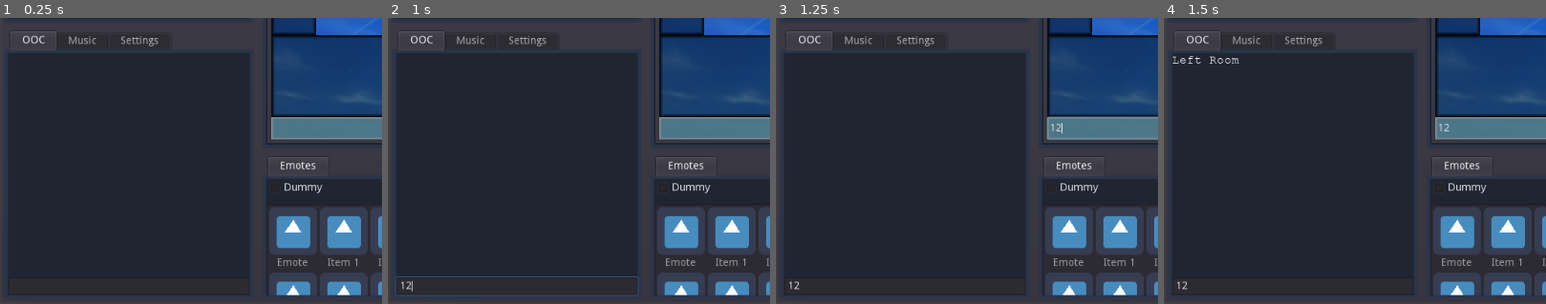
Above: before the commit, frames 1-4 (left to right).
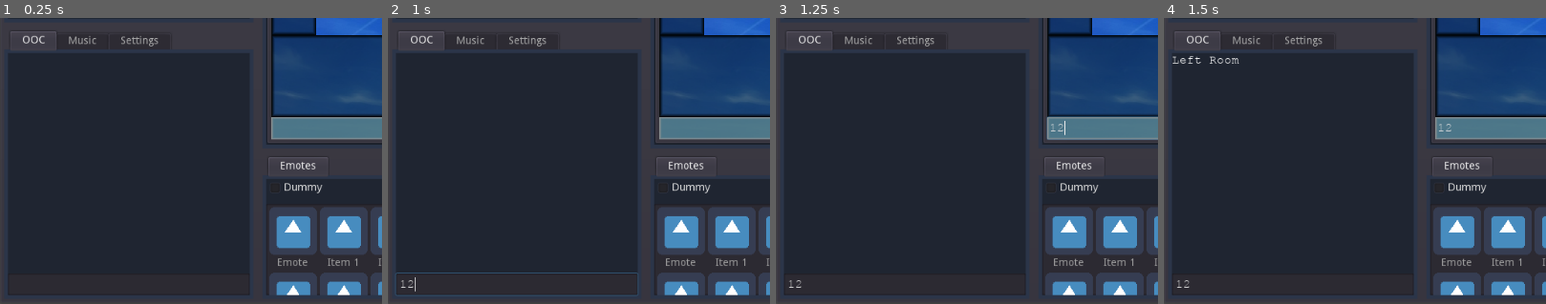
Above: after the commit, the same moments.

Repository: Crystalwarrior/GodotAO
Game: Godot game, scene res://ChatRoom.tscn
Two runs of this game, one before a commit and one after it. Both use one fixed random seed, a clock stepped at 60 frames per second and the inputs below. The engine's default icon, where the game draws it, is replaced by a stand-in: a white triangle on a blue panel in a dark square. Sound files missing from this copy of the repository are replaced by a short silence.
Inputs (mouse positions are % of the whole screen's width and height, from its top left):
- Up to frame 1 (0.25 s): no input
- Up to frame 2 (1 s): click (22, 17) at 0.52 s; type "Alex" at 0.6 s; click (17, 97) at 0.75 s; type "12" at 0.83 s; click (67, 69) at 0.98 s
- Up to frame 3 (1.25 s): type "12" at 1.07 s
- Up to frame 4 (1.5 s): click "Leave" at 1.25 s
The pictures show only the part of the screen within x 0-50%, y 50-100%; the shares and areas given below are measured in that part.

The runs differ from the first frame. In frame 2, 0.5% of the frame differs, in the area x 2-66%, y 89-96%; in frame 3, 0.1%; in frame 4, less than 0.1%.

Commit message:
Text speed slider Faster text speed overall Clear client list when you leave server

Diff:
--- a/ChatRoom.gd
+++ b/ChatRoom.gd
@@ -69,6 +69,8 @@
 
 func leave_room():
 	get_tree().set_network_peer(null)
+	clients.clear()
+	emit_signal("clients_changed", clients)
 	emit_signal("ooc_message", "[b]Left Room[/b]")
 	emit_signal("logout")
 
--- a/ChatRoom.tscn
+++ b/ChatRoom.tscn
@@ -126,7 +126,6 @@
 size_flags_horizontal = 3
 
 [node name="Info" type="TabContainer" parent="PanelContainer/MainWindow/MainView/Left"]
-editor/display_folded = true
 margin_right = 334.0
 margin_bottom = 359.0
 rect_min_size = Vector2( 230, 0 )
@@ -215,7 +214,6 @@
 text = "Leave"
 
 [node name="Logs" type="VBoxContainer" parent="PanelContainer/MainWindow/MainView/Left/Info"]
-editor/display_folded = true
 visible = false
 anchor_right = 1.0
 anchor_bottom = 1.0
@@ -280,6 +278,7 @@
 margin_top = 301.0
 margin_right = 324.0
 margin_bottom = 325.0
+custom_fonts/font = ExtResource( 12 )
 
 [node name="Music" type="VBoxContainer" parent="PanelContainer/MainWindow/MainView/Left/Info2"]
 visible = false
@@ -297,7 +296,6 @@
 script = ExtResource( 14 )
 
 [node name="Settings" type="VBoxContainer" parent="PanelContainer/MainWindow/MainView/Left/Info2"]
-visible = false
 anchor_right = 1.0
 anchor_bottom = 1.0
 margin_left = 5.0
@@ -306,23 +304,22 @@
 margin_bottom = -5.0
 script = ExtResource( 15 )
 
-[node name="HSeparator" type="HSeparator" parent="PanelContainer/MainWindow/MainView/Left/Info2/Settings"]
-margin_right = 324.0
-margin_bottom = 4.0
-
 [node name="VolumeBlips" type="HBoxContainer" parent="PanelContainer/MainWindow/MainView/Left/Info2/Settings"]
-editor/display_folded = true
-margin_top = 8.0
-margin_right = 324.0
-margin_bottom = 24.0
+margin_right = 324.0
+margin_bottom = 16.0
 alignment = 2
 
 [node name="Label" type="Label" parent="PanelContainer/MainWindow/MainView/Left/Info2/Settings/VolumeBlips"]
-margin_left = 72.0
+margin_left = 64.0
 margin_top = 1.0
-margin_right = 104.0
+margin_right = 96.0
 margin_bottom = 15.0
 text = "Blips"
+
+[node name="VSeparator" type="VSeparator" parent="PanelContainer/MainWindow/MainView/Left/Info2/Settings/VolumeBlips"]
+margin_left = 100.0
+margin_right = 104.0
+margin_bottom = 16.0
 
 [node name="Slider" type="HSlider" parent="PanelContainer/MainWindow/MainView/Left/Info2/Settings/VolumeBlips"]
 margin_left = 108.0
@@ -336,18 +333,22 @@
 ticks_on_borders = true
 
 [node name="VolumeSFX" type="HBoxContainer" parent="PanelContainer/MainWindow/MainView/Left/Info2/Settings"]
-editor/display_folded = true
-margin_top = 28.0
-margin_right = 324.0
-margin_bottom = 44.0
+margin_top = 20.0
+margin_right = 324.0
+margin_bottom = 36.0
 alignment = 2
 
 [node name="Label" type="Label" parent="PanelContainer/MainWindow/MainView/Left/Info2/Settings/VolumeSFX"]
-margin_left = 82.0
+margin_left = 74.0
 margin_top = 1.0
-margin_right = 104.0
+margin_right = 96.0
 margin_bottom = 15.0
 text = "SFX"
+
+[node name="VSeparator" type="VSeparator" parent="PanelContainer/MainWindow/MainView/Left/Info2/Settings/VolumeSFX"]
+margin_left = 100.0
+margin_right = 104.0
+margin_bottom = 16.0
 
 [node name="Slider" type="HSlider" parent="PanelContainer/MainWindow/MainView/Left/Info2/Settings/VolumeSFX"]
 margin_left = 108.0
@@ -361,18 +362,22 @@
 ticks_on_borders = true
 
 [node name="VolumeMusic" type="HBoxContainer" parent="PanelContainer/MainWindow/MainView/Left/Info2/Settings"]
-editor/display_folded = true
-margin_top = 48.0
-margin_right = 324.0
-margin_bottom = 64.0
+margin_top = 40.0
+margin_right = 324.0
+margin_bottom = 56.0
 alignment = 2
 
 [node name="Label" type="Label" parent="PanelContainer/MainWindow/MainView/Left/Info2/Settings/VolumeMusic"]
-margin_left = 66.0
+margin_left = 58.0
 margin_top = 1.0
-margin_right = 104.0
+margin_right = 96.0
 margin_bottom = 15.0
 text = "Music"
+
+[node name="VSeparator" type="VSeparator" parent="PanelContainer/MainWindow/MainView/Left/Info2/Settings/VolumeMusic"]
+margin_left = 100.0
+margin_right = 104.0
+margin_bottom = 16.0
 
 [node name="Slider" type="HSlider" parent="PanelContainer/MainWindow/MainView/Left/Info2/Settings/VolumeMusic"]
 margin_left = 108.0
@@ -386,9 +391,37 @@
 ticks_on_borders = true
 
 [node name="HSeparator4" type="HSeparator" parent="PanelContainer/MainWindow/MainView/Left/Info2/Settings"]
+margin_top = 60.0
+margin_right = 324.0
+margin_bottom = 64.0
+
+[node name="TextSpeed" type="HBoxContainer" parent="PanelContainer/MainWindow/MainView/Left/Info2/Settings"]
 margin_top = 68.0
 margin_right = 324.0
-margin_bottom = 72.0
+margin_bottom = 84.0
+alignment = 2
+
+[node name="Label" type="Label" parent="PanelContainer/MainWindow/MainView/Left/Info2/Settings/TextSpeed"]
+margin_left = 26.0
+margin_top = 1.0
+margin_right = 96.0
+margin_bottom = 15.0
+text = "Text Speed"
+
+[node name="VSeparator" type="VSeparator" parent="PanelContainer/MainWindow/MainView/Left/Info2/Settings/TextSpeed"]
+margin_left = 100.0
+margin_right = 104.0
+margin_bottom = 16.0
+
+[node name="Slider" type="HSlider" parent="PanelContainer/MainWindow/MainView/Left/Info2/Settings/TextSpeed"]
+margin_left = 108.0
+margin_right = 324.0
+margin_bottom = 16.0
+rect_min_size = Vector2( 216, 0 )
+max_value = 0.5
+step = 0.01
+tick_count = 11
+ticks_on_borders = true
 
 [node name="Right" type="VSplitContainer" parent="PanelContainer/MainWindow/MainView"]
 margin_left = 346.0
@@ -451,7 +484,6 @@
 script = ExtResource( 18 )
 
 [node name="Box" type="VBoxContainer" parent="PanelContainer/MainWindow/MainView/Right/Info3/IC/Say"]
-editor/display_folded = true
 margin_right = 640.0
 margin_bottom = 138.0
 custom_constants/separation = 0
@@ -471,7 +503,6 @@
 margin_bottom = 21.0
 
 [node name="Display" type="Panel" parent="PanelContainer/MainWindow/MainView/Right/Info3/IC/Say/Box"]
-editor/display_folded = true
 margin_top = 28.0
 margin_right = 640.0
 margin_bottom = 138.0
@@ -504,6 +535,7 @@
 rect_min_size = Vector2( 0, 30 )
 size_flags_vertical = 8
 custom_styles/normal = SubResource( 2 )
+custom_fonts/font = ExtResource( 12 )
 
 [node name="Blip" type="AudioStreamPlayer" parent="PanelContainer/MainWindow/MainView/Right/Info3/IC/Say"]
 stream = ExtResource( 19 )
@@ -585,8 +617,9 @@
 [connection signal="value_changed" from="PanelContainer/MainWindow/MainView/Left/Info2/Settings/VolumeBlips/Slider" to="PanelContainer/MainWindow/MainView/Left/Info2/Settings" method="_on_Blips_value_changed"]
 [connection signal="value_changed" from="PanelContainer/MainWindow/MainView/Left/Info2/Settings/VolumeSFX/Slider" to="PanelContainer/MainWindow/MainView/Left/Info2/Settings" method="_on_SFX_value_changed"]
 [connection signal="value_changed" from="PanelContainer/MainWindow/MainView/Left/Info2/Settings/VolumeMusic/Slider" to="PanelContainer/MainWindow/MainView/Left/Info2/Settings" method="_on_Music_value_changed"]
+[connection signal="value_changed" from="PanelContainer/MainWindow/MainView/Left/Info2/Settings/TextSpeed/Slider" to="PanelContainer/MainWindow/MainView/Left/Info2/Settings" method="_on_TextSpeed_value_changed"]
 [connection signal="message_sent" from="PanelContainer/MainWindow/MainView/Right/Info3/IC/Say" to="." method="send_ic_message"]
 [connection signal="text_entered" from="PanelContainer/MainWindow/MainView/Right/Info3/IC/Say/Input" to="PanelContainer/MainWindow/MainView/Right/Info3/IC/Say" method="_on_Input_text_entered"]
+[connection signal="emote_selected" from="PanelContainer/MainWindow/MainView/Right/Info4/Emotes/Emotes" to="." method="_on_emote_selected"]
 [connection signal="emote_selected" from="PanelContainer/MainWindow/MainView/Right/Info4/Emotes/Emotes" to="PanelContainer/MainWindow/MainView/Right/Info3/IC/Say" method="_on_emote_selected"]
-[connection signal="emote_selected" from="PanelContainer/MainWindow/MainView/Right/Info4/Emotes/Emotes" to="." method="_on_emote_selected"]
 [connection signal="item_selected" from="PanelContainer/MainWindow/MainView/Right/Info4/Emotes/Emotes" to="PanelContainer/MainWindow/MainView/Right/Info4/Emotes/Emotes" method="_on_item_selected"]
--- a/Say.gd
+++ b/Say.gd
@@ -9,7 +9,6 @@
 signal message_sent(msg)
 
 var timer = 0.0
-var delay = 0.05
 
 func _on_ic_name(nick: String) -> void:
 	showname.text = nick
@@ -20,12 +19,18 @@
 	else:
 		box.show()
 	text.bbcode_text = text_parser.parse_markup(msg)
-	text.visible_characters = 1
+
+	if settings.text_speed != 0: #the fastest it can be
+		text.visible_characters = 0
+		timer = settings.text_speed
+	else:
+		text.visible_characters = -1
+		blip.play()
 
 func _process(delta):
-	if text.visible_characters < text.get_total_character_count():
+	if text.visible_characters != -1 and text.visible_characters < text.get_total_character_count():
 		timer += delta
-		if timer >= delay:
+		if timer >=  settings.text_speed:
 			if text.text and text.text[text.visible_characters] != " ":
 				blip.play()
 			text.visible_characters += 1
--- a/Settings.gd
+++ b/Settings.gd
@@ -4,6 +4,7 @@
 	$VolumeBlips/Slider.value = db2linear(AudioServer.get_bus_volume_db(AudioServer.get_bus_index("Blips")))
 	$VolumeSFX/Slider.value = db2linear(AudioServer.get_bus_volume_db(AudioServer.get_bus_index("SFX")))
 	$VolumeMusic/Slider.value = db2linear(AudioServer.get_bus_volume_db(AudioServer.get_bus_index("Music")))
+	$TextSpeed/Slider.value = 0.5 - settings.text_speed
 
 func _on_Blips_value_changed(value):
 	AudioServer.set_bus_volume_db(AudioServer.get_bus_index("Blips"), linear2db(value))
@@ -13,3 +14,6 @@
 
 func _on_Music_value_changed(value):
 	AudioServer.set_bus_volume_db(AudioServer.get_bus_index("Music"), linear2db(value))
+
+func _on_TextSpeed_value_changed(value):
+	settings.text_speed = 0.5 - value
--- a/project.godot
+++ b/project.godot
@@ -21,6 +21,7 @@
 
 [autoload]
 
+settings="*res://src/globals/settings.gd"
 text_parser="*res://src/globals/text_parser.gd"
 time="*res://src/globals/time.gd"
 characters="*res://src/globals/characters.gd"
--- /dev/null
+++ b/src/globals/settings.gd
@@ -0,0 +1,3 @@
+extends Node
+
+var text_speed: float = 0.05
